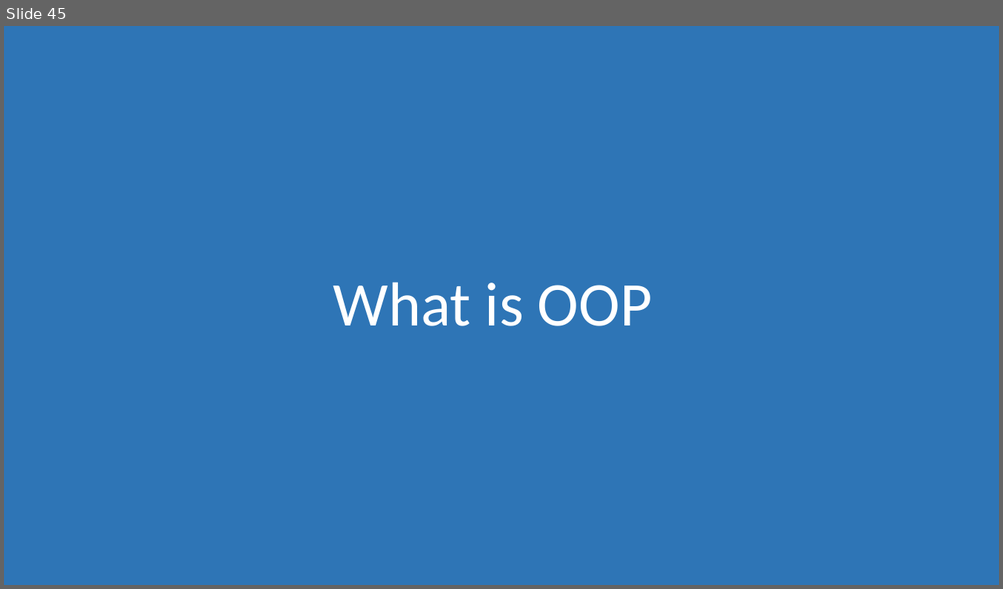
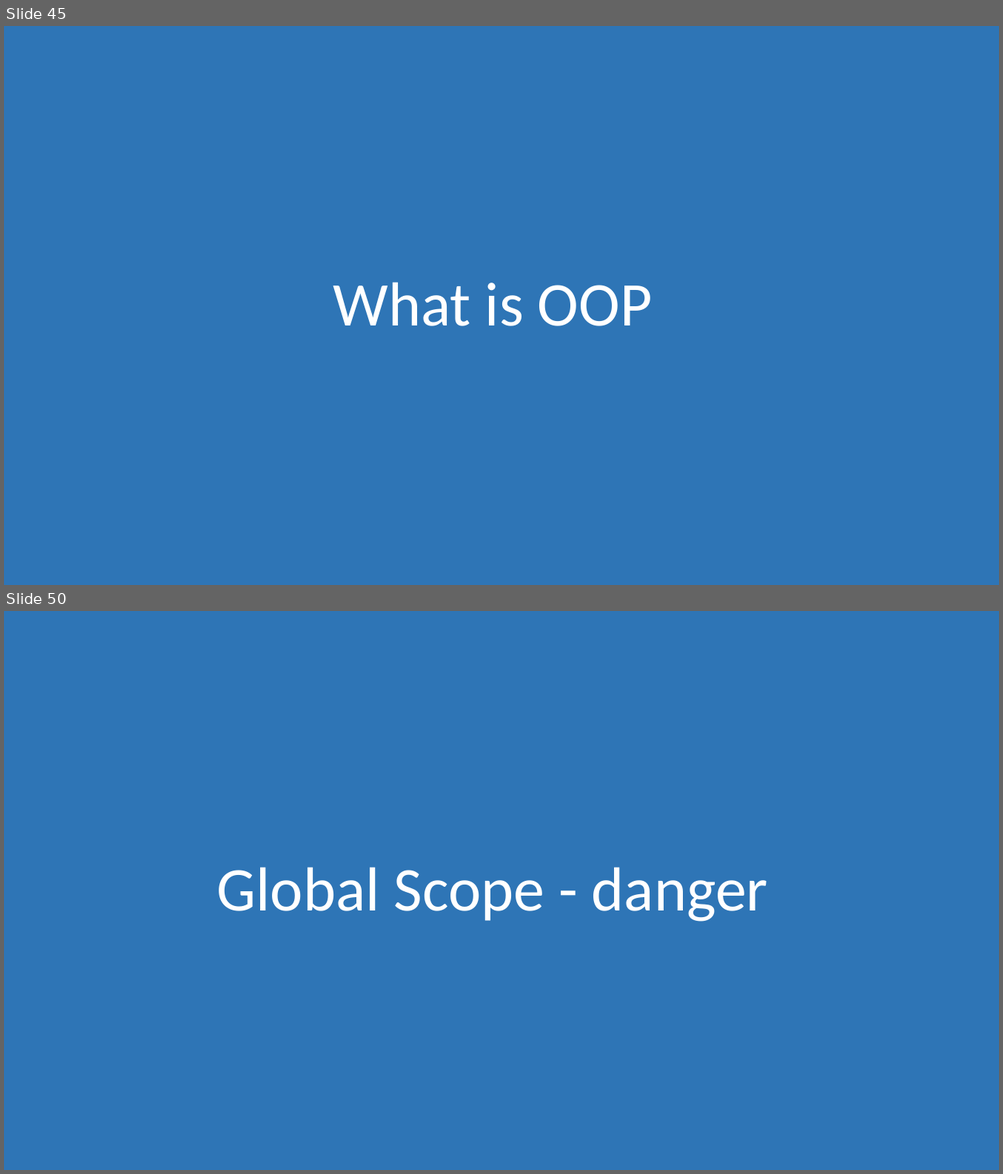
Before and after one commit to morkkis/PWD, a slide deck: presentations/Practical Web Dev.pptx. Shown one above the other, each under a label of ours: slide 45 before the commit, slides 45 and 50 after it; the slides between them are not shown. The pictures are 1003x589 and 1003x1174 pixels, drawn with LibreOffice and Linux fonts; fonts in the diff are those of the drawing. Boxes give left, top, right and bottom in pixels: in the first picture for what was removed or moved away, otherwise in the second. Text is boxed around its words. In the diff, an @@ line names an element or a change of style, - is before the commit and + after.

```diff
--- a/presentations/Practical Web Dev.pptx
+++ b/presentations/Practical Web Dev.pptx
@@ slide 50 added at box(4, 611, 999, 1170), background #FFFFFF @@
@@ rectangle added at box(4, 611, 999, 1170), fill #2E75B6 @@
@@ title added at box(217, 867, 768, 922), 60 pt, text #FFFFFF @@
+Global Scope - danger
```
Also in this commit, not shown: 1 slide changed, 13 other slides added, 5 other files.
